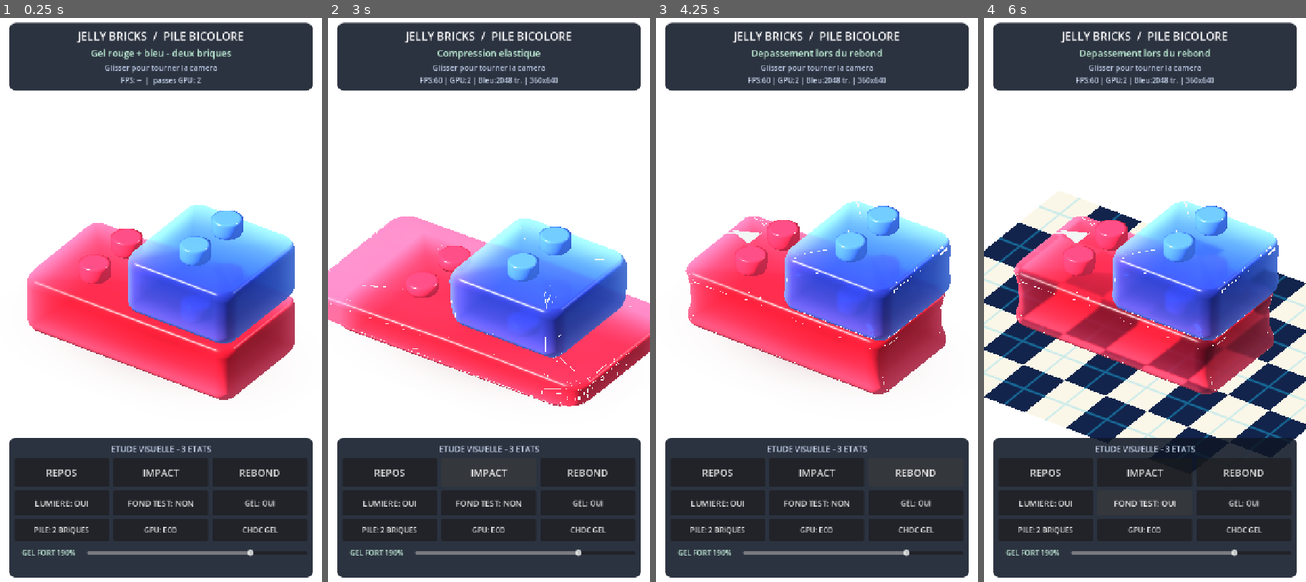
Above: before the commit, frames 1-4 (left to right).
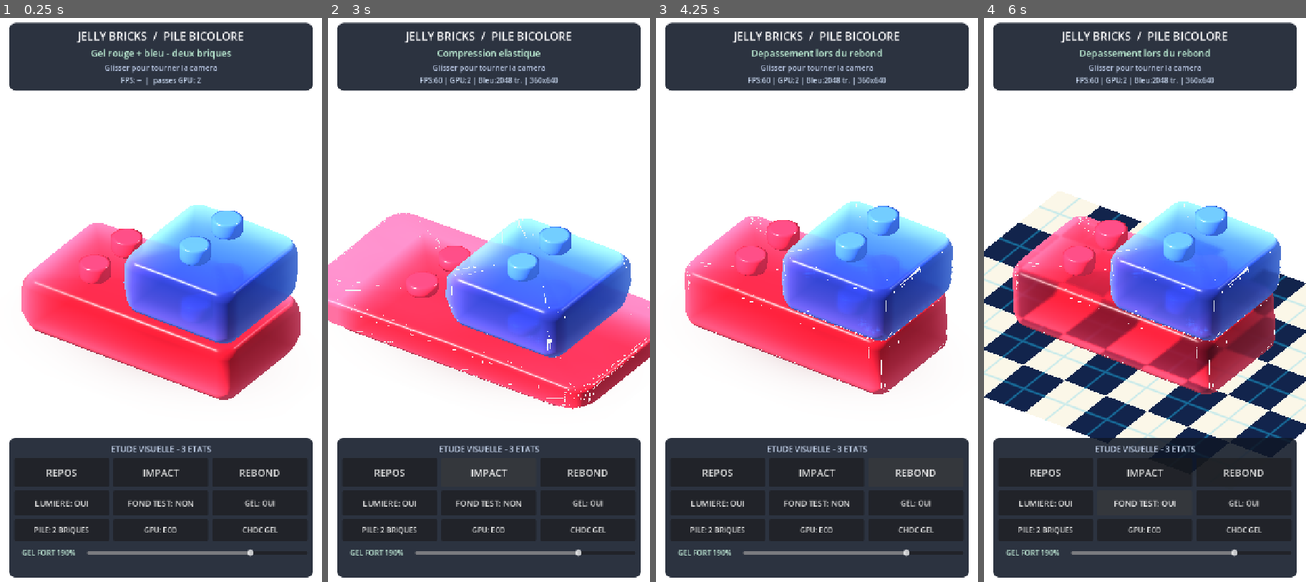
Above: after the commit, the same moments.

Repository: dbrckk/Jelly-bricks
Game: Godot game, scene res://prototypes/single_brick/layered_reference.tscn
Two runs of this game, one before a commit and one after it. Both use one fixed random seed, a clock stepped at 60 frames per second and the inputs below. This scene is started directly instead of the project's main scene.
Inputs:
- Up to frame 1 (0.25 s): no input
- Up to frame 2 (3 s): click "GEL: OUI" at 0.5 s; click "GEL: NON" at 1.25 s; click "REPOS" at 2 s; click "IMPACT" at 2.75 s
- Up to frame 3 (4.25 s): click "REBOND" at 3.5 s
- Up to frame 4 (6 s): click "LUMIERE: OUI" at 4.25 s; click "LUMIERE: NON" at 5 s; click "FOND TEST: NON" at 5.75 s

The runs differ from the first frame. In frame 1, 0.6% of the frame differs, in the area x 6-94%, y 33-68%; in frame 2, 2.4%, in the area x 0-100%, y 34-70%; in frame 3, 1.0%; in frame 4, 1.1%.

Commit message:
feat(android): synchronize body and coat soft rest geometry with v13 gel toggle

Diff:
--- a/native-godot/prototypes/single_brick/layered_reference.gd
+++ b/native-godot/prototypes/single_brick/layered_reference.gd
@@ -258,6 +258,13 @@
     for paint in [gel_material, upper_paint]:
         if paint != null:
             paint.set_shader_parameter("organic_gel", organic)
+    # Keep identical vertex swell between tinted gel and additive coat.
+    var swell: float = 0.92 if enabled else 0.0
+    for paint in [gel_material,
+            wet_coat.material_override as ShaderMaterial,
+            upper_paint, upper_coat_paint]:
+        if paint != null:
+            paint.set_shader_parameter("organic_rest_swell", swell)
     if organic_toggle != null:
         organic_toggle.text = "GEL: OUI" if enabled else "GEL: NON"
 
